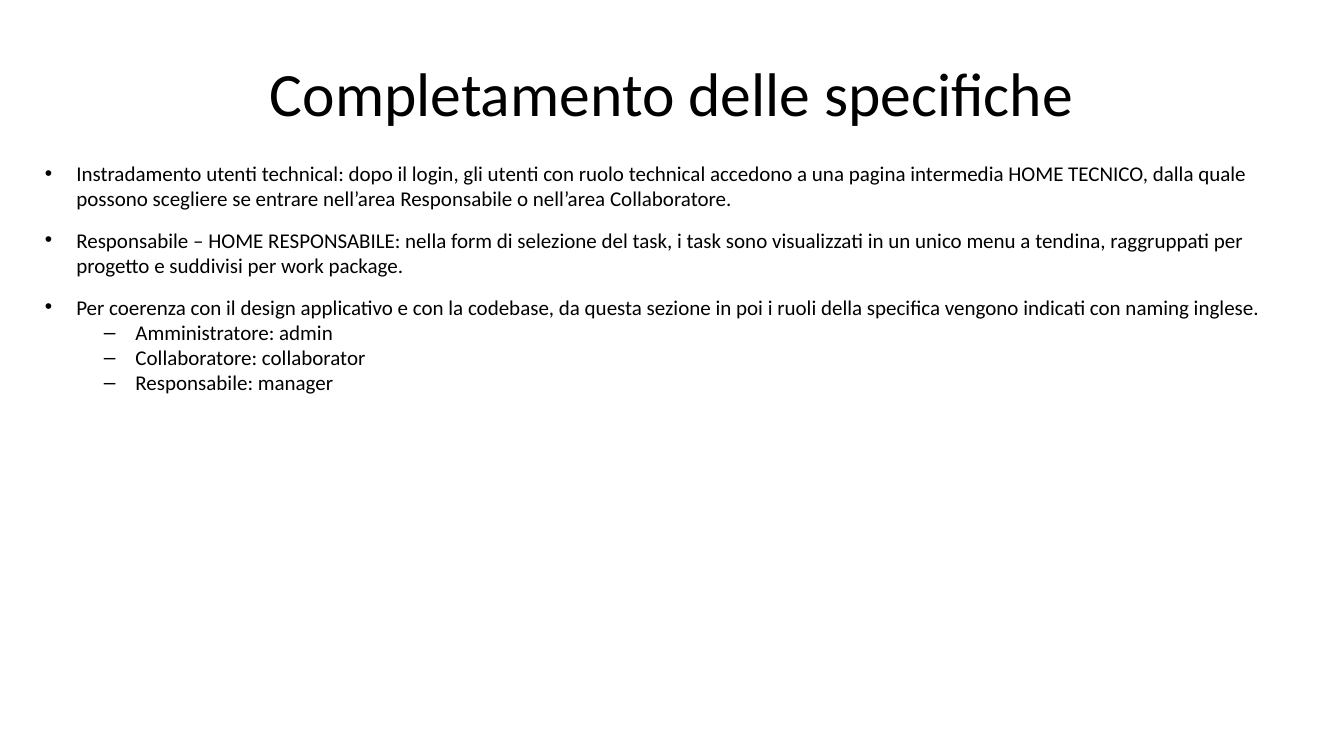
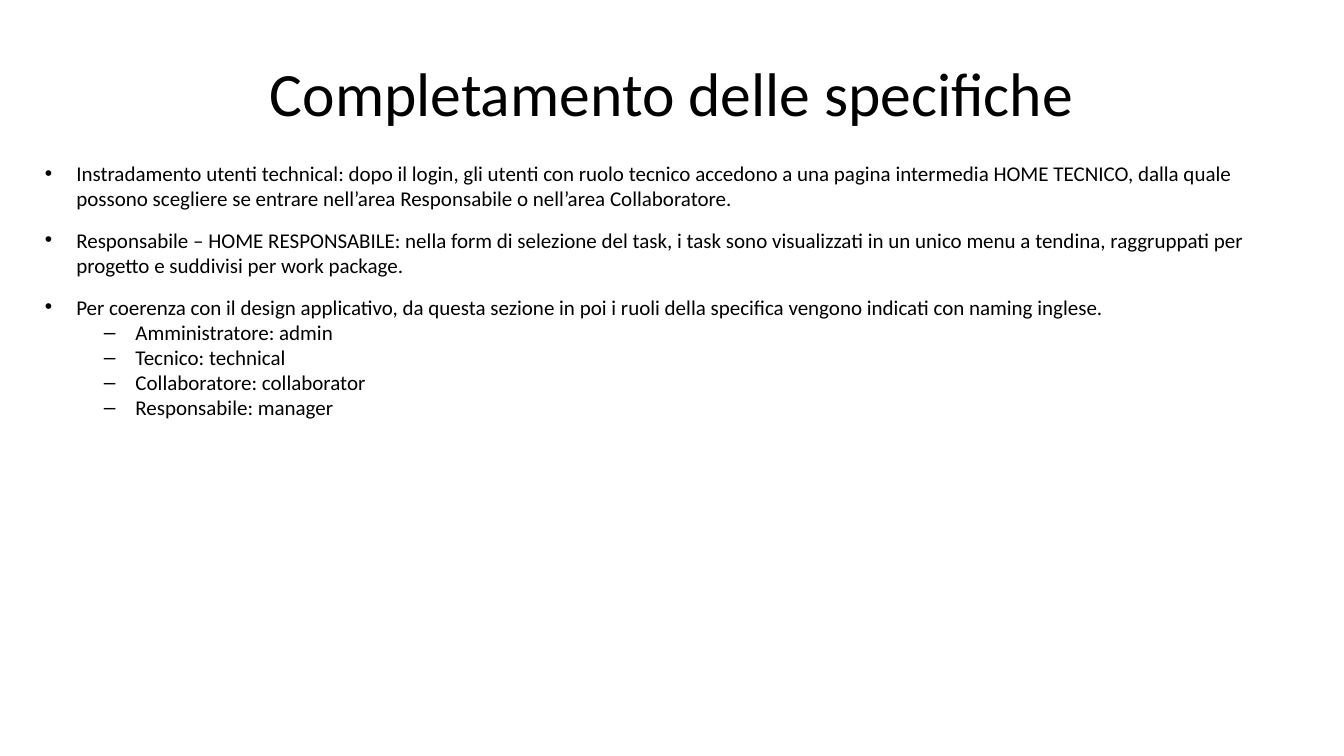
Before and after one commit to gilbertobrambilla/tiw-2026-html, a slide deck: slide 14 of docs/TIW_documentazione.pptx. Drawn at 1344x756 pixels with LibreOffice and Linux fonts; fonts in the diff are those of the drawing. Boxes give left, top, right and bottom in pixels: in the first picture for what was removed or moved away, otherwise in the second. Text is boxed around its words. In the diff, an @@ line names an element or a change of style, - is before the commit and + after.

```diff
--- a/docs/TIW_documentazione.pptx
+++ b/docs/TIW_documentazione.pptx
@@ text at <box>76,166,1230,210</box>: text changed @@
-• Instradamento utenti technical: dopo il login, gli utenti con ruolo technical accedono a una pagina intermedia HOME TECNICO, dalla quale possono scegliere se entrare nell’area Responsabile o nell’area Collaboratore.
+• Instradamento utenti technical: dopo il login, gli utenti con ruolo tecnico accedono a una pagina intermedia HOME TECNICO, dalla quale possono scegliere se entrare nell’area Responsabile o nell’area Collaboratore.
@@ text at <box>76,300,1102,319</box>: text changed @@
-• Per coerenza con il design applicativo e con la codebase, da questa sezione in poi i ruoli della specifica vengono indicati con naming inglese.
+• Per coerenza con il design applicativo, da questa sezione in poi i ruoli della specifica vengono indicati con naming inglese.
@@ text at <box>135,350,286,365</box>: paragraph added @@
+  – Tecnico: technical
```
Also in this commit, not shown: 18 other slides changed, 4 slides added, 2 slides removed.
